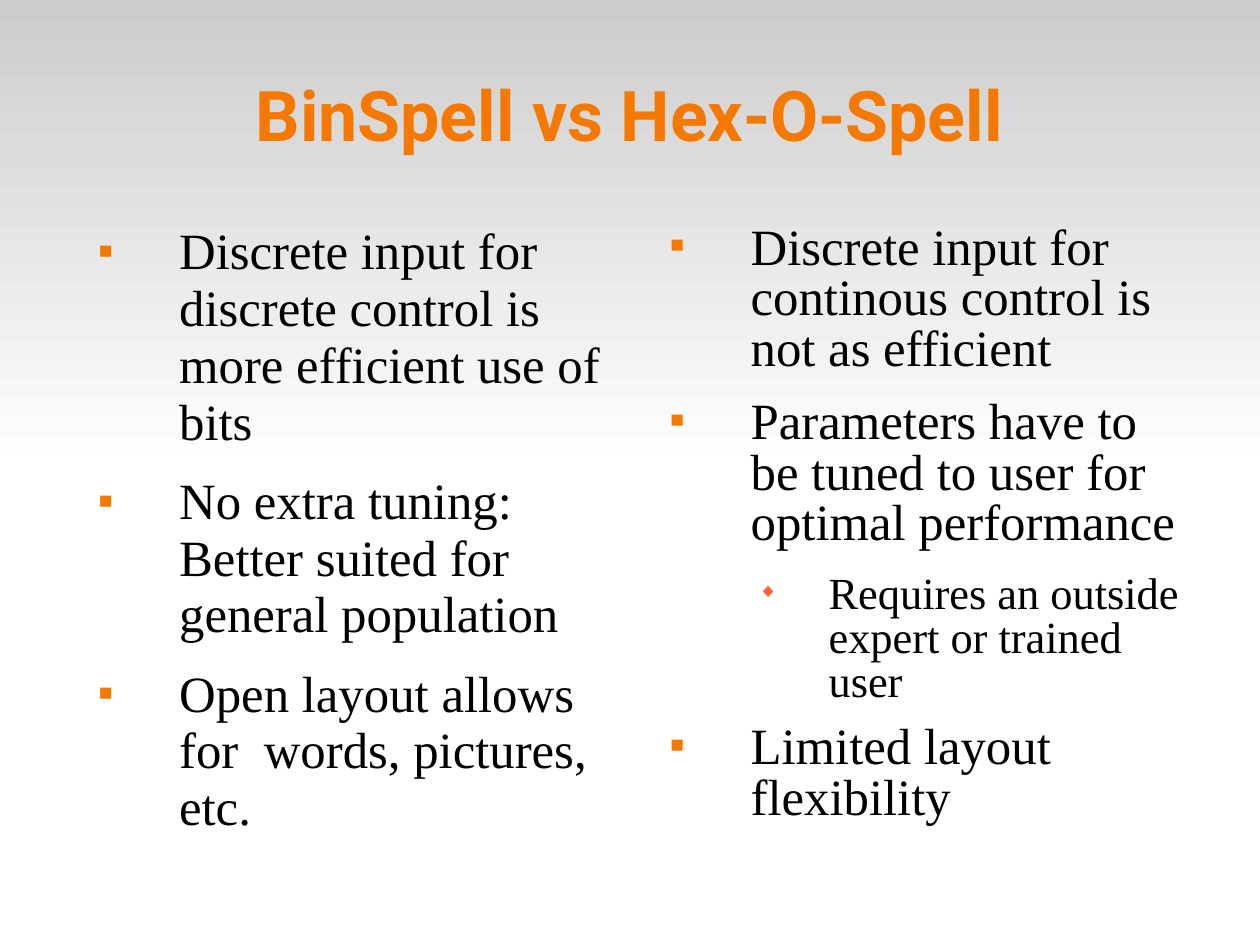
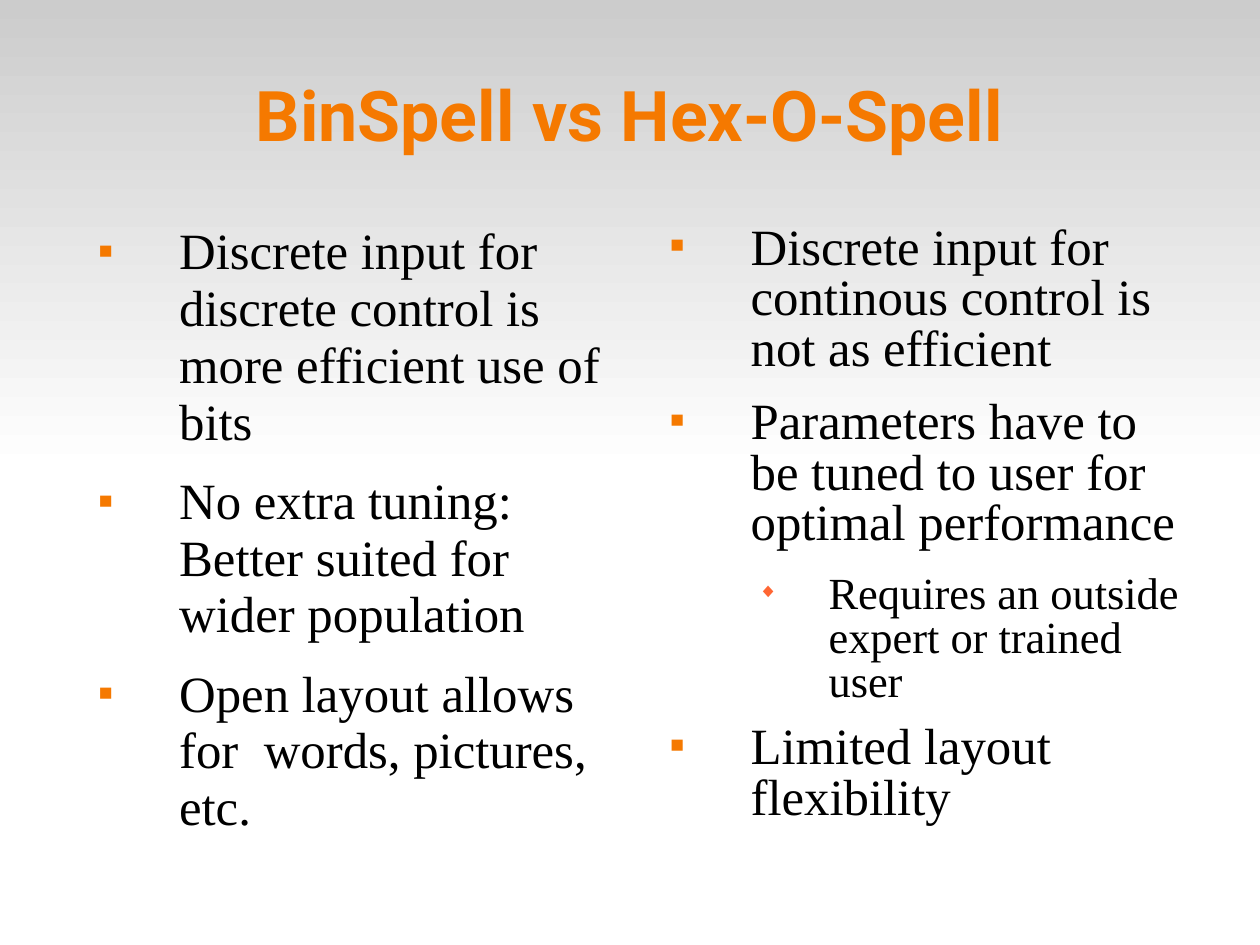
Before and after one commit to abdullah38rcc/BCI-Virtual-Keyboard, a slide deck: slide 16 of master's/docs/virtKey.ppt (slide 15 before the commit). Drawn at 1260x945 pixels with LibreOffice and Linux fonts; fonts in the diff are those of the drawing. Boxes give left, top, right and bottom in pixels: in the first picture for what was removed or moved away, otherwise in the second. Text is boxed around its words. In the diff, an @@ line names an element or a change of style, - is before the commit and + after.

```diff
--- a/master's/docs/virtKey.ppt
+++ b/master's/docs/virtKey.ppt
@@ text at (179, 485, 524, 643): text changed @@
-■ No extra tuning: Better suited for general population
+■ No extra tuning: Better suited for wider population
```
Also in this commit, not shown: 6 other slides changed, 3 slides added.
